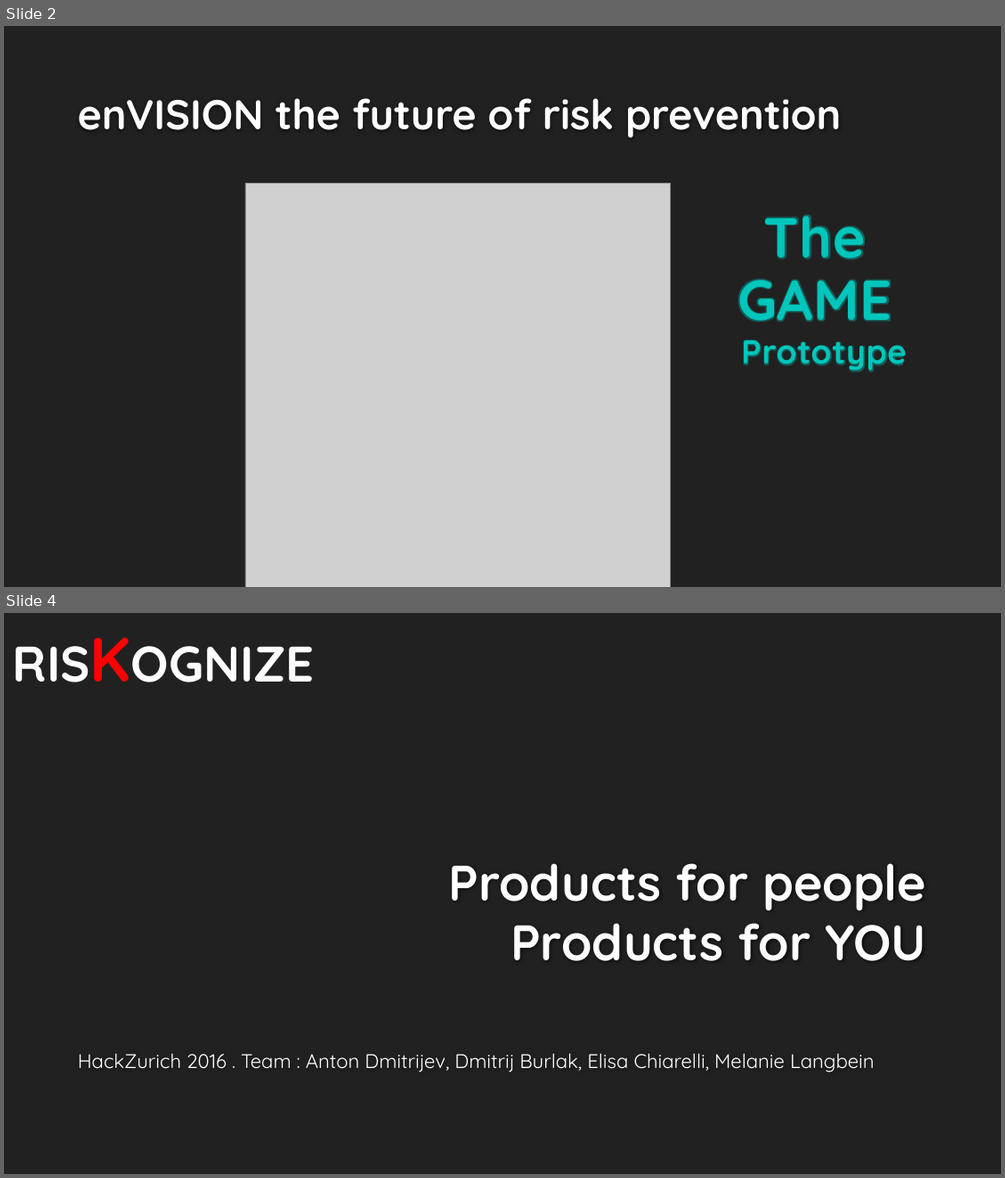
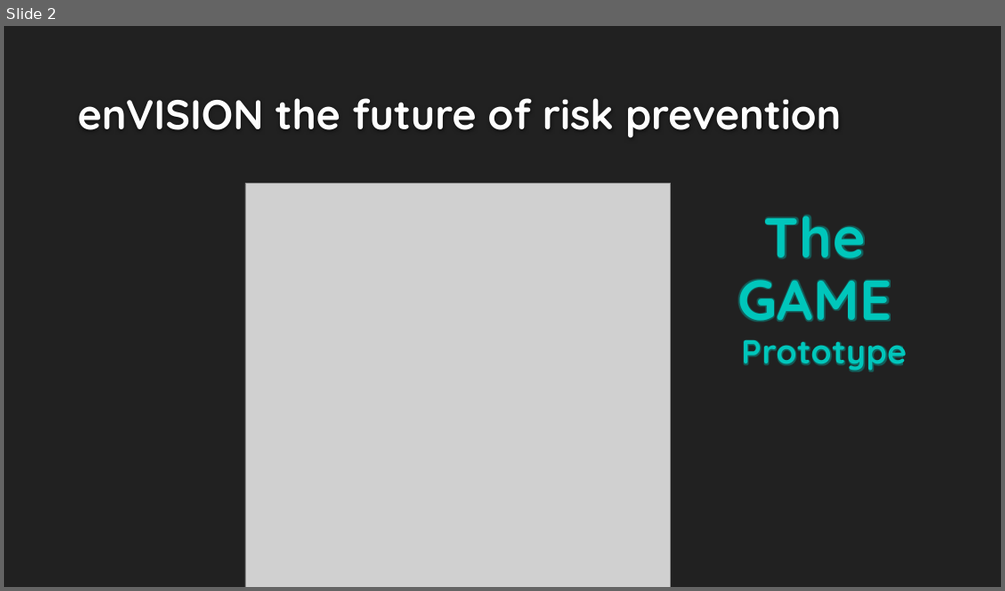
Before and after one commit to elisachiarelli/axaknowitall, a slide deck: Pitch_Rsikognize_Vision.pptx. Shown one above the other, each under a label of ours: slides 2 and 4 before the commit, slide 2 after it; the slides between them are not shown. The pictures are 1005x1178 and 1005x591 pixels, drawn with LibreOffice and Linux fonts; fonts in the diff are those of the drawing; grey boxes stand for pictures; background and template pictures are left out. Boxes give left, top, right and bottom in pixels: in the first picture for what was removed or moved away, otherwise in the second. Text is boxed around its words. In the diff, an @@ line names an element or a change of style, - is before the commit and + after.

Commit message:
final pptx & pdf

```diff
--- a/Pitch_Rsikognize_Vision.pptx
+++ b/Pitch_Rsikognize_Vision.pptx
@@ slide 4 removed at <box>4,613,1001,1174</box>, background #212121 @@
@@ text removed at <box>6,616,350,699</box> @@
-RISKOGNIZE
@@ title removed at <box>448,863,926,961</box> @@
-Products for people
-Products for YOU
@@ text removed at <box>78,1053,874,1072</box> @@
-HackZurich 2016 . Team : Anton Dmitrijev, Dmitrij Burlak, Elisa Chiarelli, Melanie Langbein
```
Also in this commit, not shown: 1 slide changed, 1 other file.
